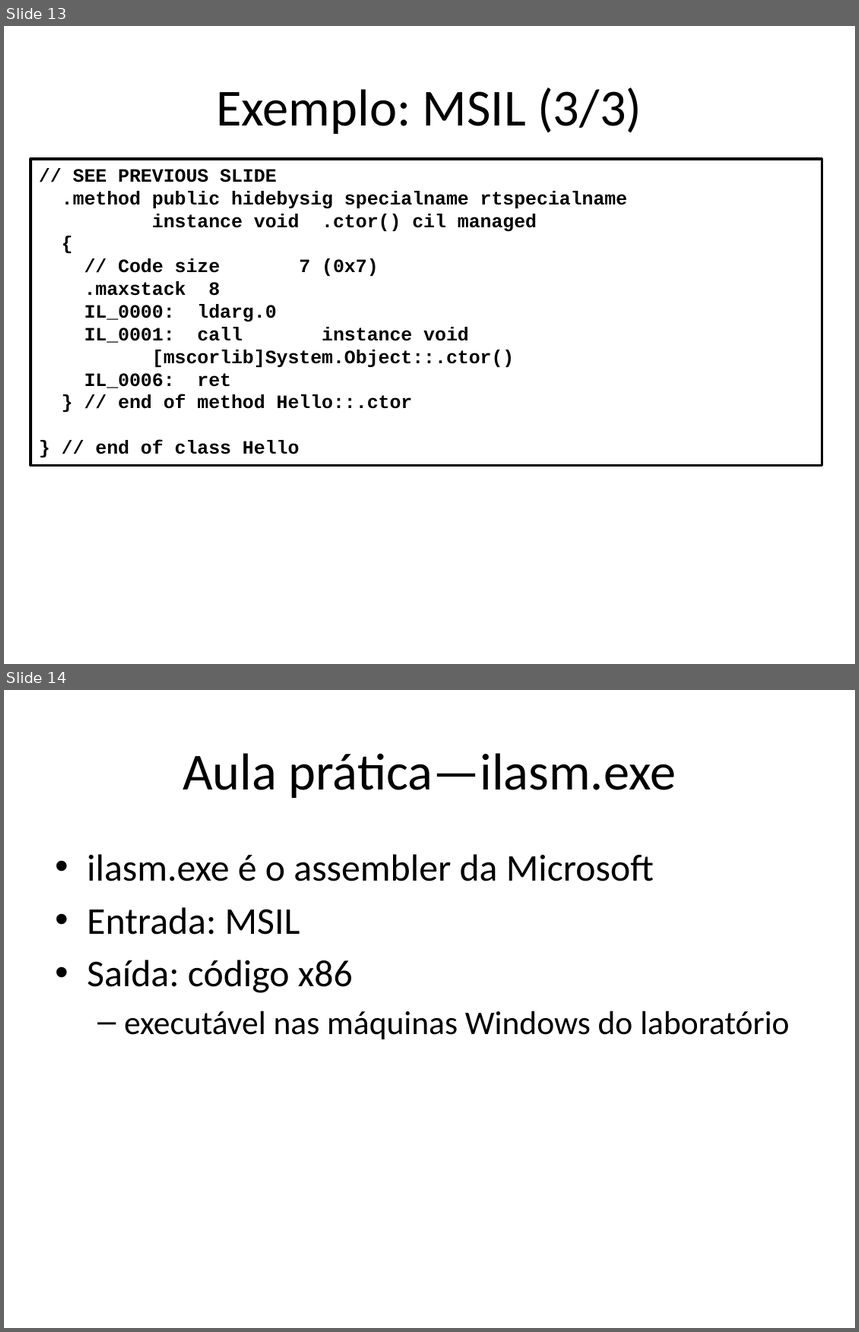
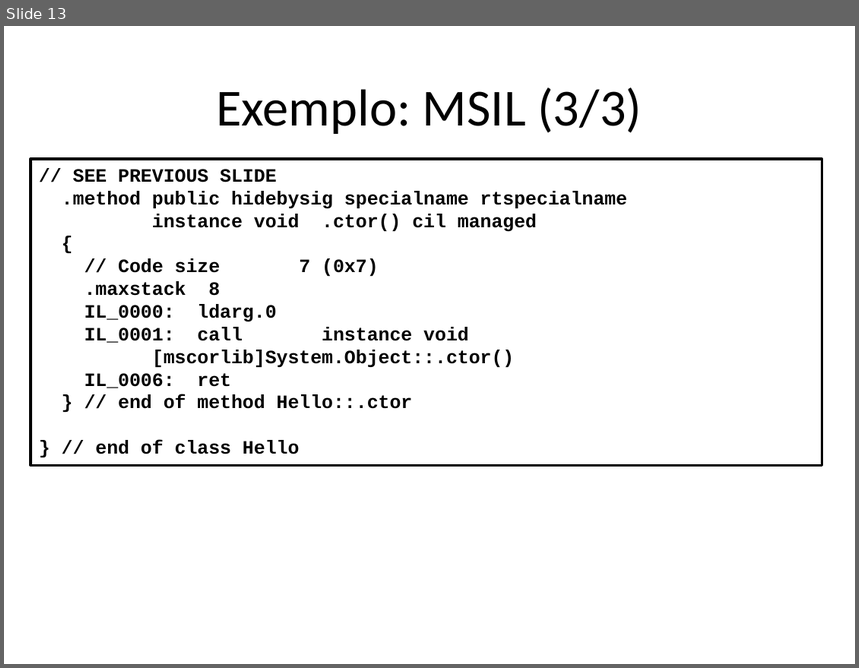
Before and after one commit to damorim/compilers-cin, a slide deck: slides-aulas/geracao-de-codigo.pptx. Shown one above the other, each under a label of ours: slides 13 and 14 before the commit, slide 13 after it. The pictures are 859x1332 and 859x668 pixels, drawn with LibreOffice and Linux fonts; fonts in the diff are those of the drawing. Boxes give left, top, right and bottom in pixels: in the first picture for what was removed or moved away, otherwise in the second. Text is boxed around its words. In the diff, an @@ line names an element or a change of style, - is before the commit and + after.

```diff
--- a/slides-aulas/geracao-de-codigo.pptx
+++ b/slides-aulas/geracao-de-codigo.pptx
@@ slide 14 removed at <box>4,690,855,1328</box>, background #FFFFFF @@
@@ title removed at <box>183,753,676,798</box> @@
-Aula prática—ilasm.exe
@@ text removed at <box>87,854,789,1040</box> @@
-• ilasm.exe é o assembler da Microsoft
-• Entrada: MSIL
-• Saída: código x86
-  – executável nas máquinas Windows do laboratório
```
Also in this commit, not shown: 1 slide changed.
